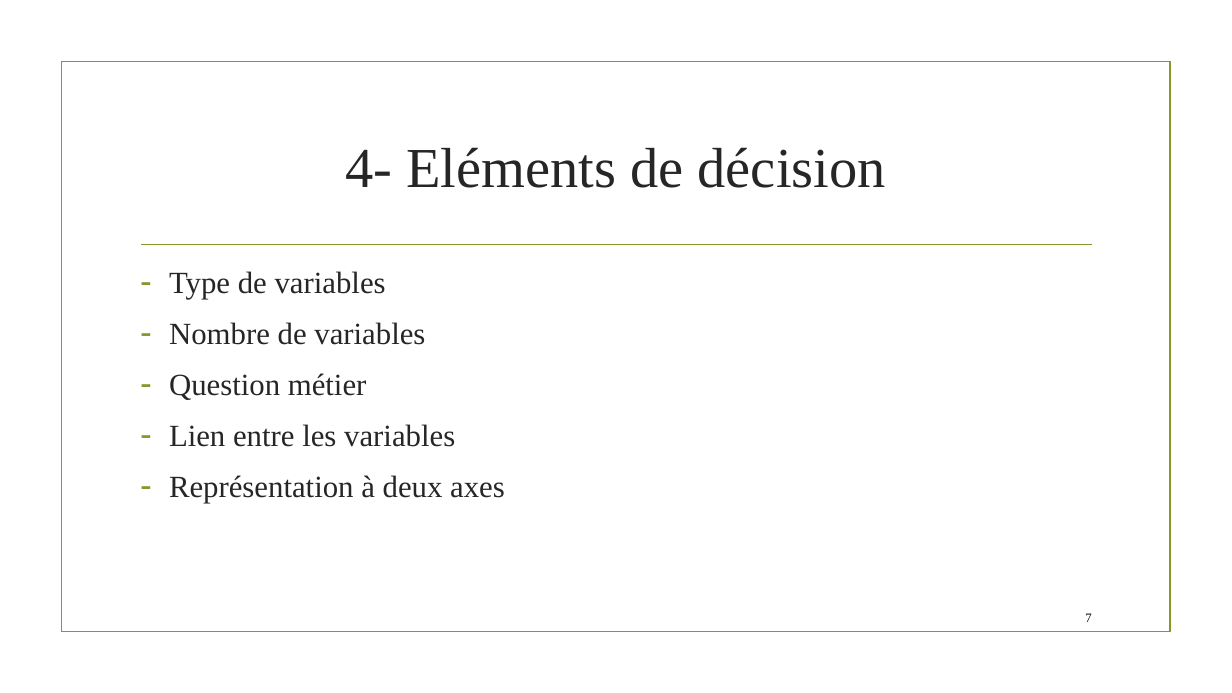
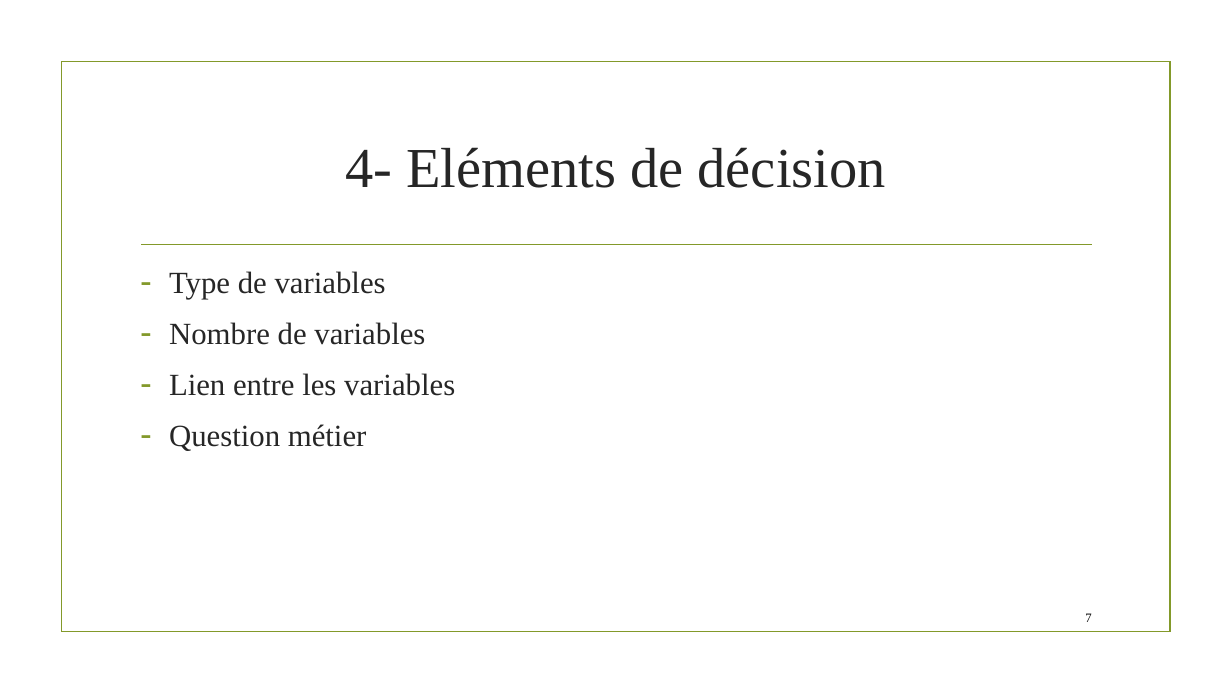
Before and after one commit to ML-for-B-E/Statistique-graphique, a slide deck: slide 7 of Statistique graphique.pptx. Drawn at 1232x693 pixels with LibreOffice and Linux fonts; fonts in the diff are those of the drawing; background and template pictures are left out. Boxes give left, top, right and bottom in pixels: in the first picture for what was removed or moved away, otherwise in the second. Text is boxed around its words. In the diff, an @@ line names an element or a change of style, - is before the commit and + after.

```diff
--- a/Statistique graphique.pptx
+++ b/Statistique graphique.pptx
@@ text at <box>169,373,455,396</box>: paragraph added @@
+– Lien entre les variables
@@ text at <box>169,424,505,503</box>: paragraphs removed @@
-– Lien entre les variables
-– Représentation à deux axes
```
Also in this commit, not shown: 14 other slides changed, 6 slides added.
